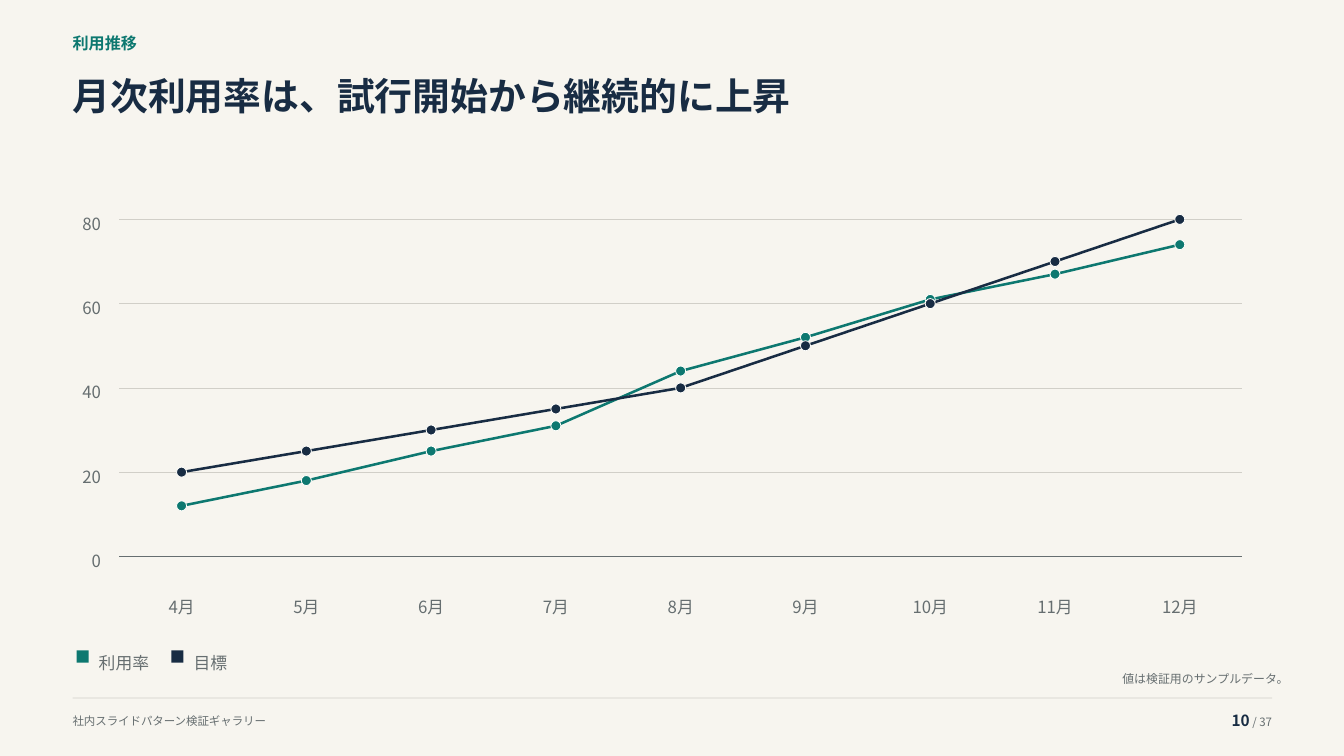
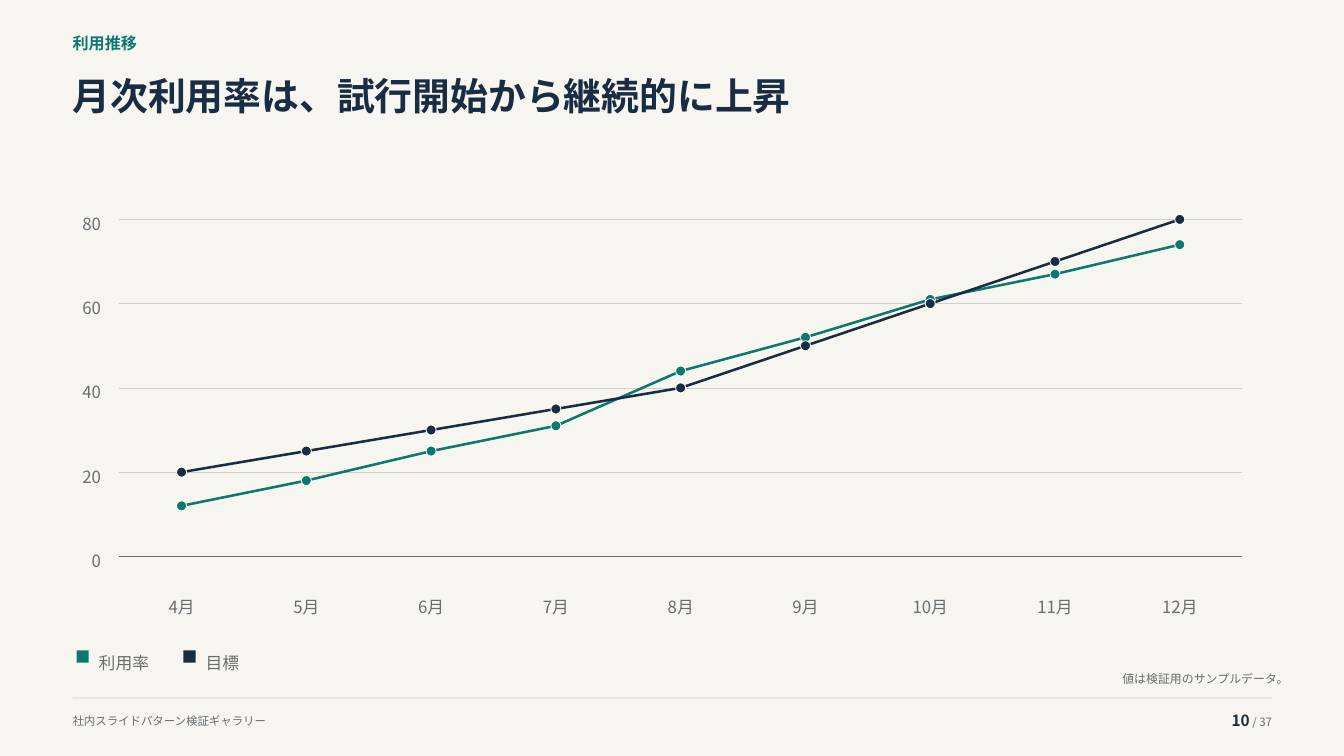
Before and after one commit to thinas1115/pptxdsl, a slide deck: slide 10 of examples/gallery/pattern_gallery.pptx. Drawn at 1344x756 pixels with LibreOffice and Linux fonts; fonts in the diff are those of the drawing. Boxes give left, top, right and bottom in pixels: in the first picture for what was removed or moved away, otherwise in the second. Text is boxed around its words. In the diff, an @@ line names an element or a change of style, - is before the commit and + after.

```diff
--- a/examples/gallery/pattern_gallery.pptx
+++ b/examples/gallery/pattern_gallery.pptx
@@ rectangle: place and size @@
-rectangle at (171, 650, 184, 662)
+rectangle at (184, 650, 196, 662)
@@ text "目標": place and size @@
-text "目標" at (194, 655, 228, 671)
+text "目標" at (206, 655, 240, 671)
```
Also in this commit, not shown: 2 other slides changed, 3 other files.
